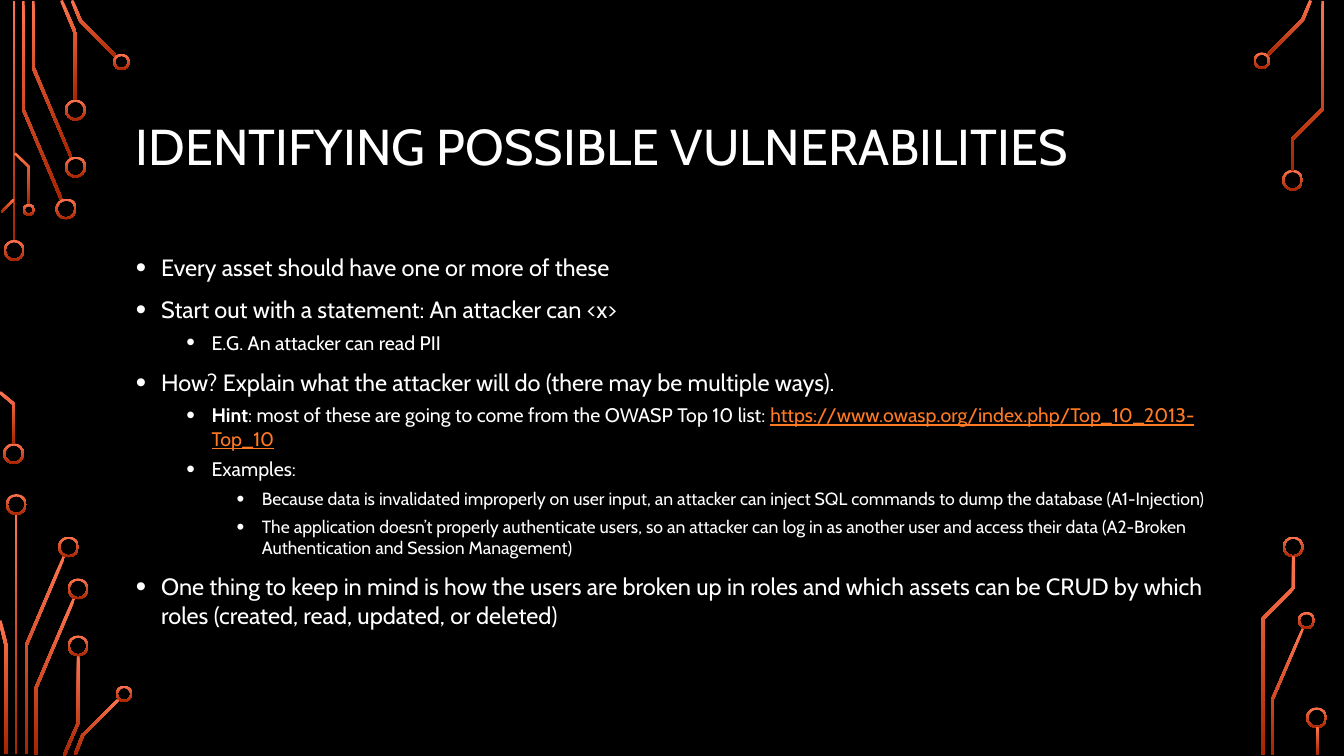
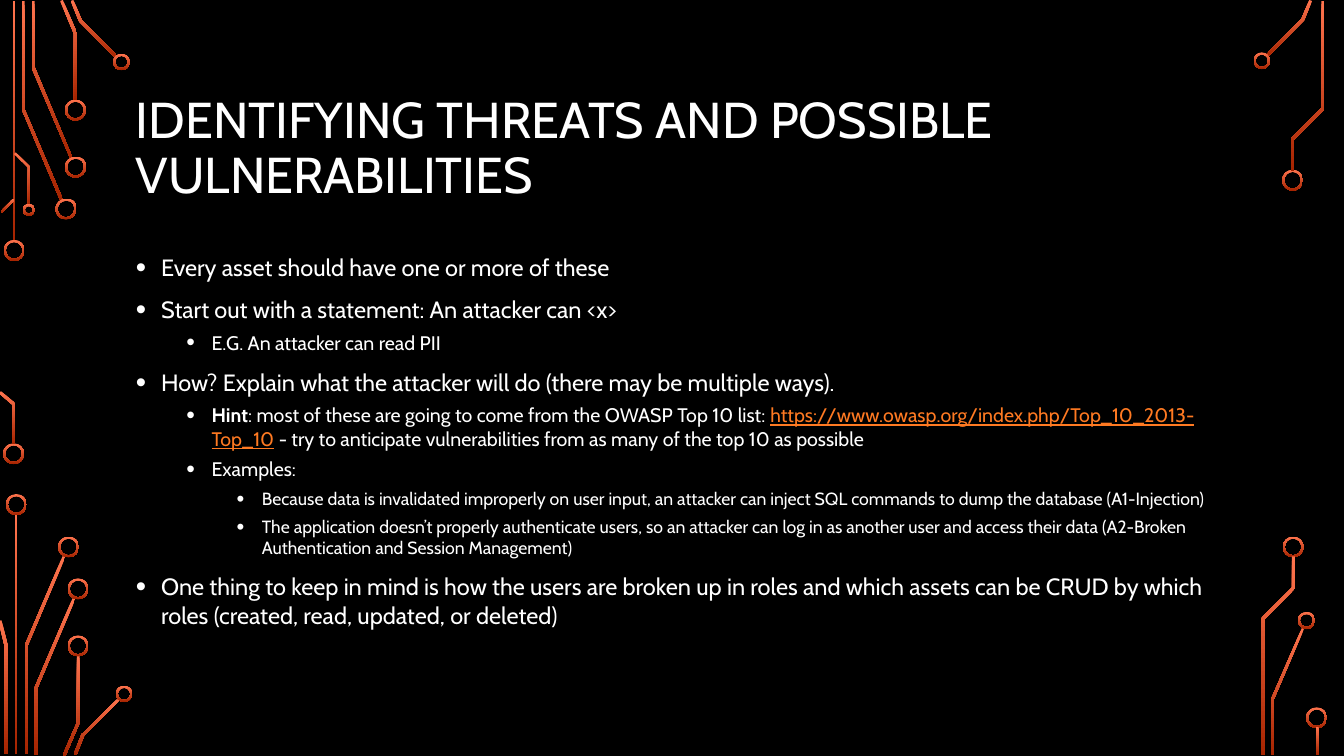
Before and after one commit to alexschneider/Sample-Threat-Model, a slide deck: slide 10 of Threat Modeling.pptx. Drawn at 1344x756 pixels with LibreOffice and Linux fonts; fonts in the diff are those of the drawing; background and template pictures are left out. Boxes give left, top, right and bottom in pixels: in the first picture for what was removed or moved away, otherwise in the second. Text is boxed around its words. In the diff, an @@ line names an element or a change of style, - is before the commit and + after.

Commit message:
Updated presentation

```diff
--- a/Threat Modeling.pptx
+++ b/Threat Modeling.pptx
@@ title at [136, 102, 992, 194]: text changed @@
-IDENTIFYING POSSIBLE VULNERABILITIES
+IDENTIFYING THREATS AND POSSIBLE VULNERABILITIES
@@ text at [212, 407, 1194, 451]: text changed @@
-  • Hint: most of these are going to come from the OWASP Top 10 list: https://www.owasp.org/index.php/Top_10_2013-Top_10
+  • Hint: most of these are going to come from the OWASP Top 10 list: https://www.owasp.org/index.php/Top_10_2013-Top_10 - try to anticipate vulnerabilities from as many of the top 10 as possible
```
Also in this commit, not shown: 3 other slides changed, 2 other files.
